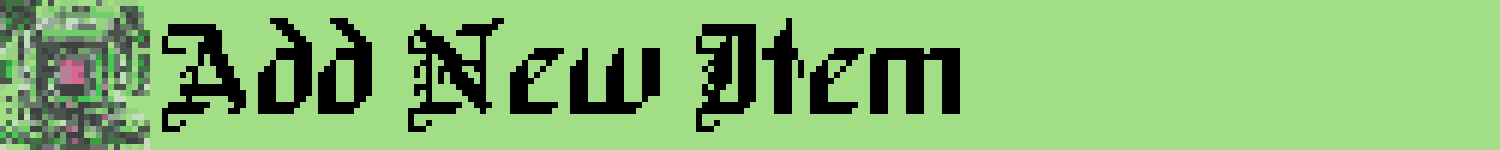
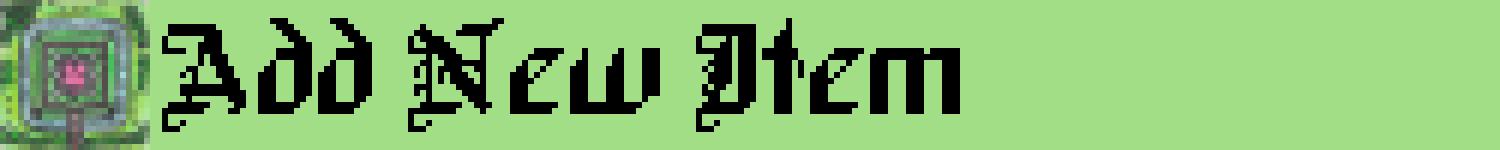
Layered file, before and after one edit (1500px x 150px). Changes by layer:
renamed "Pasted Layer" to "Pasted Layer#1", moved it above "Text Layer", painted on it over bbox(0, 0, 150, 150)
